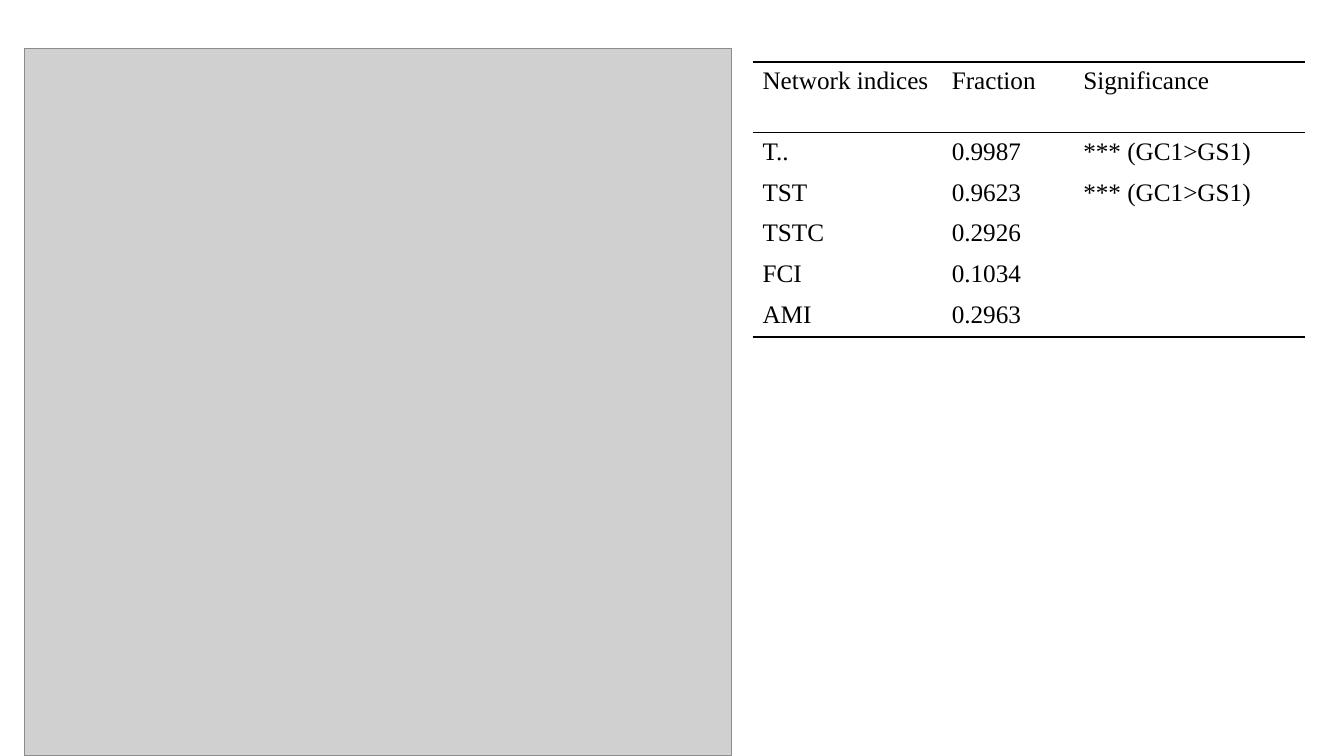
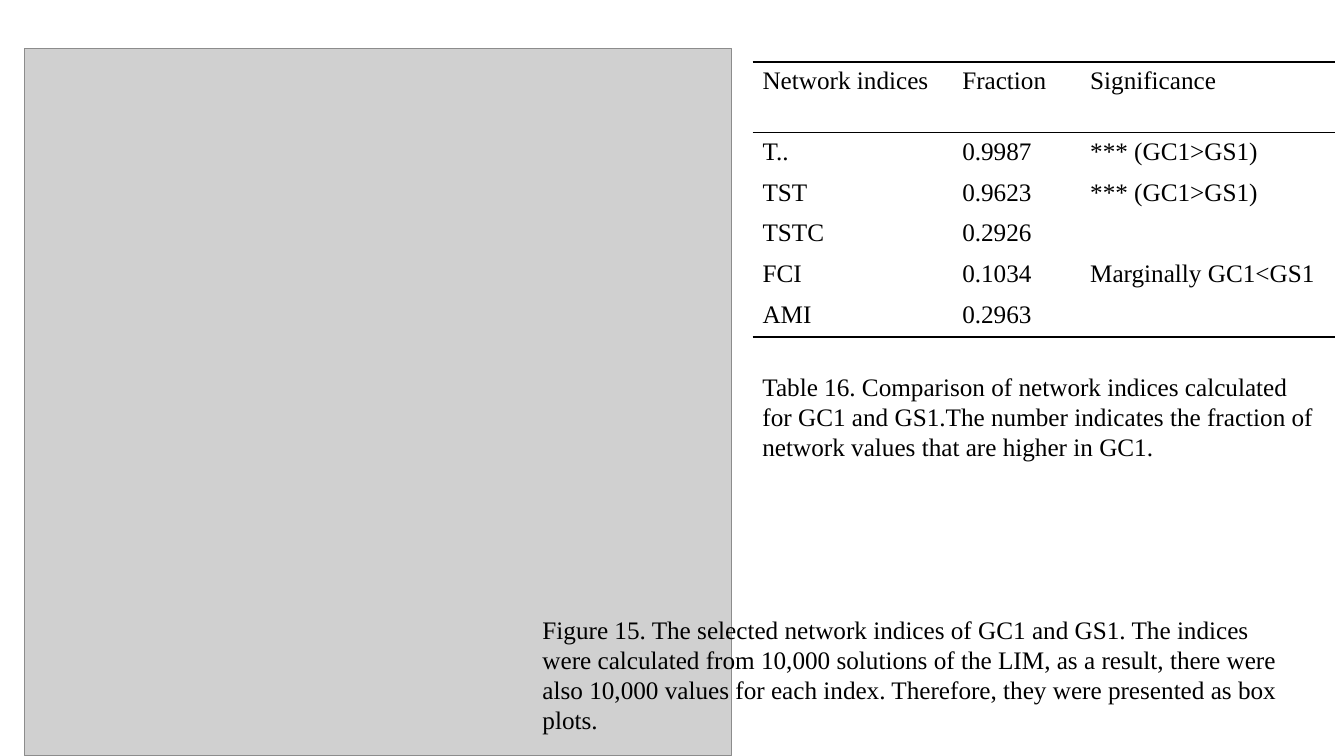
Before and after one commit to chueh1115/GPSC_data, a slide deck: slide 31 of context/thesis_fig.pptx (slide 27 before the commit). Drawn at 1344x756 pixels with LibreOffice and Linux fonts; fonts in the diff are those of the drawing; grey boxes stand for pictures. Boxes give left, top, right and bottom in pixels: in the first picture for what was removed or moved away, otherwise in the second. Text is boxed around its words. In the diff, an @@ line names an element or a change of style, - is before the commit and + after.

```diff
--- a/context/thesis_fig.pptx
+++ b/context/thesis_fig.pptx
@@ table at box(753, 63, 1336, 338) @@
-row 5, column 3: 
+row 5, column 3: Marginally GC1<GS1
@@ table: place and size @@
-table at box(753, 63, 1306, 338)
+table at box(753, 63, 1336, 338)
@@ text added at box(762, 378, 1313, 462), 18 pt, text #000000 @@
+Table 16. Comparison of network indices calculated for GC1 and GS1.The number indicates the fraction of network values that are higher in GC1.
@@ text added at box(542, 619, 1276, 735), 18 pt, text #000000 @@
+Figure 15. The selected network indices of GC1 and GS1. The indices were calculated from 10,000 solutions of the LIM, as a result, there were also 10,000 values for each index. Therefore, they were presented as box plots.
```
Also in this commit, not shown: 16 other slides changed, 14 slides added, 13 slides removed.
